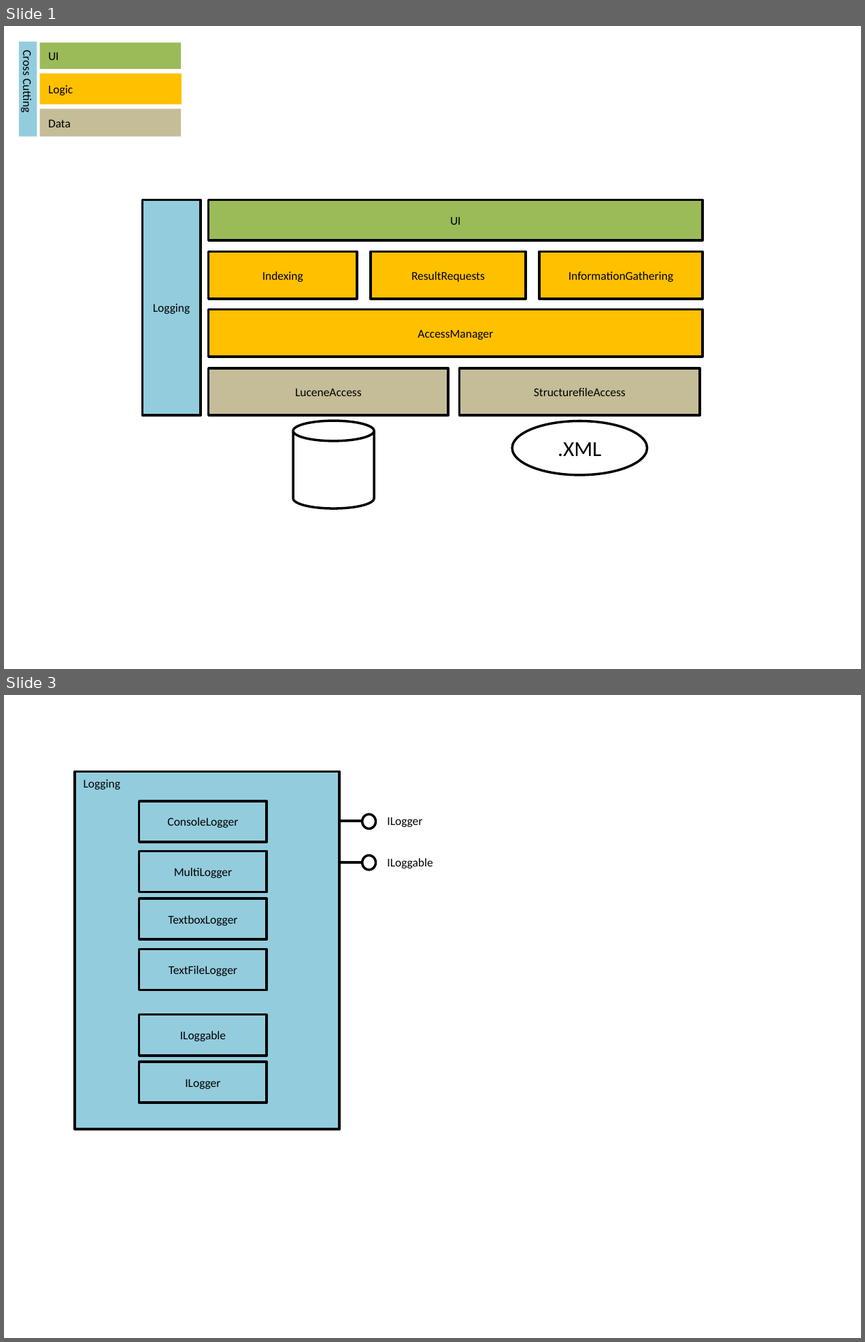
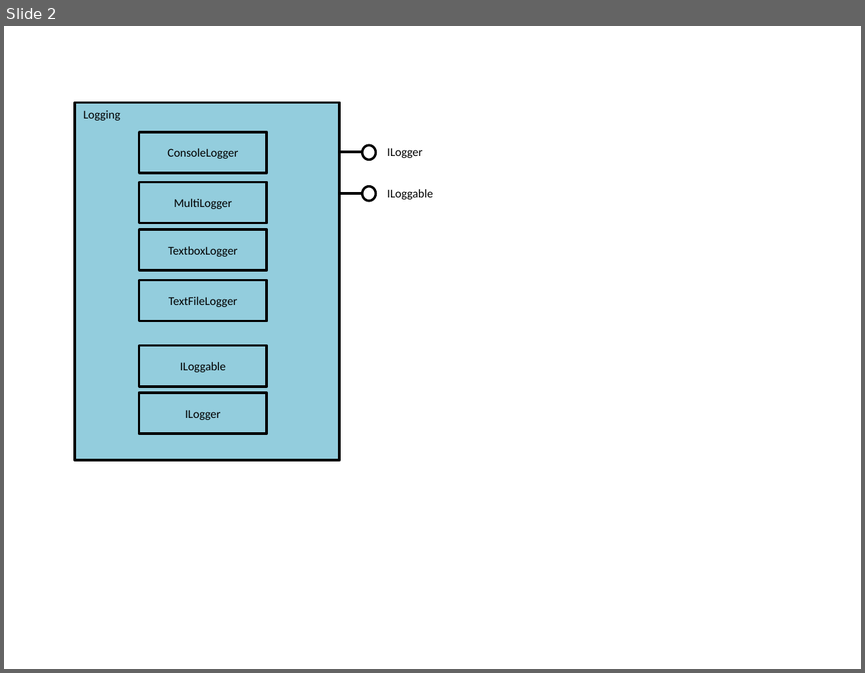
Before and after one commit to MrMame/Doci, a slide deck: documentation/Architecture_v0.1.0.pptx. Shown one above the other, each under a label of ours: slides 1 and 3 before the commit, slide 2 after it; the slides between them are not shown. The pictures are 865x1342 and 865x673 pixels, drawn with LibreOffice and Linux fonts; fonts in the diff are those of the drawing. Boxes give left, top, right and bottom in pixels: in the first picture for what was removed or moved away, otherwise in the second. Text is boxed around its words. In the diff, an @@ line names an element or a change of style, - is before the commit and + after.

Commit message:
Update Dokumentation. IndexController

```diff
--- a/documentation/Architecture_v0.1.0.pptx
+++ b/documentation/Architecture_v0.1.0.pptx
@@ slide 1 removed at [4,26,861,669], background #FFFFFF @@
@@ rectangle removed at [18,42,37,137] @@
-Cross Cutting
@@ rectangle removed at [40,42,181,69] @@
-UI
@@ rectangle removed at [40,73,181,104] @@
-Logic
@@ rectangle removed at [40,109,181,137] @@
-Data
@@ rectangle removed at [142,200,201,415] @@
-Logging
@@ rectangle removed at [209,200,702,240] @@
-UI
@@ rectangle removed at [209,251,357,299] @@
-Indexing
@@ rectangle removed at [371,251,526,299] @@
-ResultRequests
@@ rectangle removed at [540,251,702,299] @@
-InformationGathering
@@ rectangle removed at [209,309,702,356] @@
-AccessManager
@@ rectangle removed at [209,368,449,415] @@
-LuceneAccess
@@ rectangle removed at [459,368,699,415] @@
-StructurefileAccess
@@ cylinder removed at [293,420,373,507] @@
@@ ellipse removed at [512,421,647,475] @@
-.XML
@@ what was slide 3 is now slide 2 @@
```
Also in this commit, not shown: 2 slides changed.
